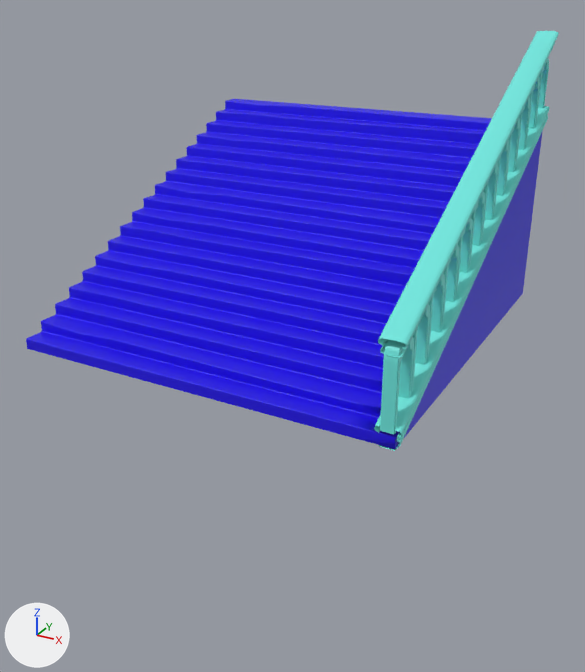
The FBX model Assets/Project/Art/Environment/Kit Bal/Architecture/Stair/SM_Stairs_BallRoom_Stairs.fbx, before and after one commit.
Before and after are seen from a 50 mm lens placed at (-16.03, -25.27, 3.42), pointed at (-19.9, -18.24, -0.09). Lighting does not change. The marker at lower left points along +X, +Y and +Z. Where no turn or scale is listed for an object, it has been applied to the vertices.

Before the edit, the objects in view are built like this:
```python
me_sm_stairs_ballroom_stairs = bpy.data.meshes.new('SM_Stairs_BallRoom_Stairs')
me_sm_stairs_ballroom_stairs.from_pydata(...)  # 3097 vertices, 2811 faces; spans x 0.0..4.05, y -2.0..2.0, z -0.01..2.94
# faces by material slot: [303, 2508]
me_sm_stairs_ballroom_stairs.materials.append(mat_stair)  # blue #1b00e7
me_sm_stairs_ballroom_stairs.materials.append(mat_sidestair)  # its picture is missing
# before: 352 (4.0, -2.0, 0.0) at pixel (394, 449), 364 (4.0, 2.0, 0.0) at pixel (522, 293)
ob_sm_stairs_ballroom_stairs = bpy.data.objects.new('SM_Stairs_BallRoom_Stairs', me_sm_stairs_ballroom_stairs)
ob_sm_stairs_ballroom_stairs.location = (-22.0, -18.0, 0.0)
```
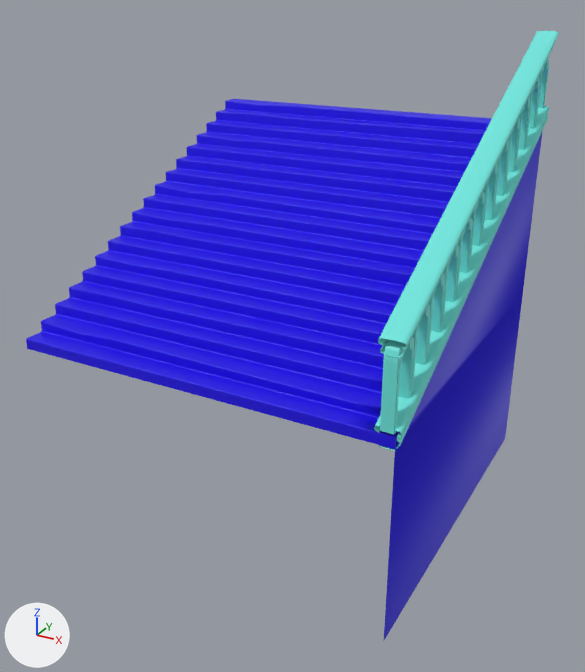
Commit message: Update Mesh BallRoom

Patch to the scene script:
```diff
--- a/Assets/Project/Art/Environment/Kit Bal/Architecture/Stair/SM_Stairs_BallRoom_Stairs.fbx.py
+++ b/Assets/Project/Art/Environment/Kit Bal/Architecture/Stair/SM_Stairs_BallRoom_Stairs.fbx.py
@@ me_sm_stairs_ballroom_stairs @@
 me_sm_stairs_ballroom_stairs.from_pydata(...)  # 3097 vertices, 2811 faces; spans x 0.0..4.05, y -2.0..2.0, z -0.01..2.94
 # used by ob_sm_stairs_ballroom_stairs; location = (-22.0, -18.0, 0.0)
 # verts and faces of me_sm_stairs_ballroom_stairs; kept vertices keep their numbers, new ones are numbered from 3097
+# me_sm_stairs_ballroom_stairs part 1
+verts[3097] = (4.0, -2.0, -2.0)  # pixel (383, 641)
+verts[3098] = (4.0, 2.0, -2.0)  # pixel (505, 438)
+faces += [(352, 3097, 3098, 364)]  # mat_stair (blue #1b00e7)
 me_sm_stairs_ballroom_stairs.materials.append(mat_stair)
```

Pixel boxes (x1, y1, x2, y2) of what changed, in the pictures (585 x 672 px):
'SM_Stairs_BallRoom_Stairs', reshaped
    before: (26, 31, 559, 451)
    after: (26, 31, 559, 640)
part 1 of me_sm_stairs_ballroom_stairs, added (blue)
    after: (384, 294, 523, 640)
